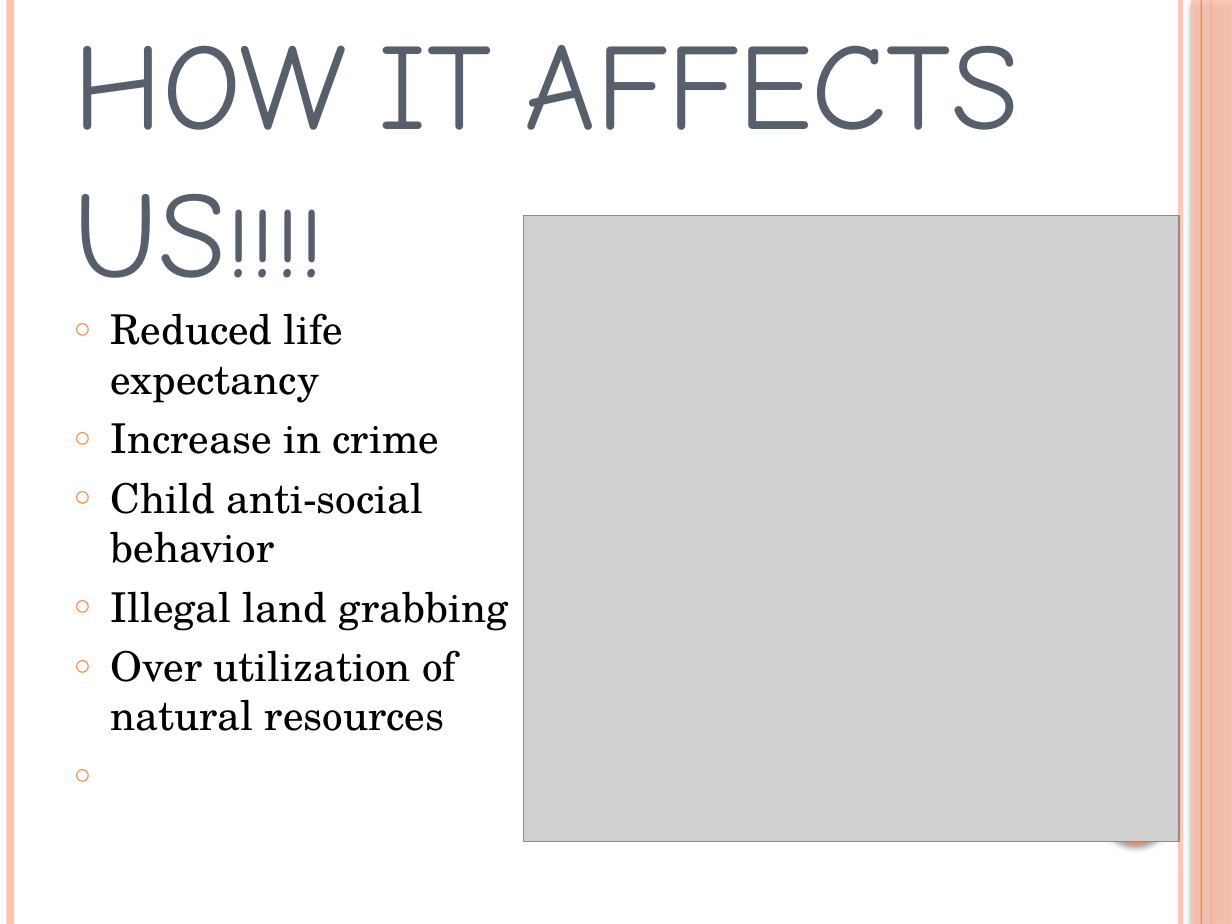
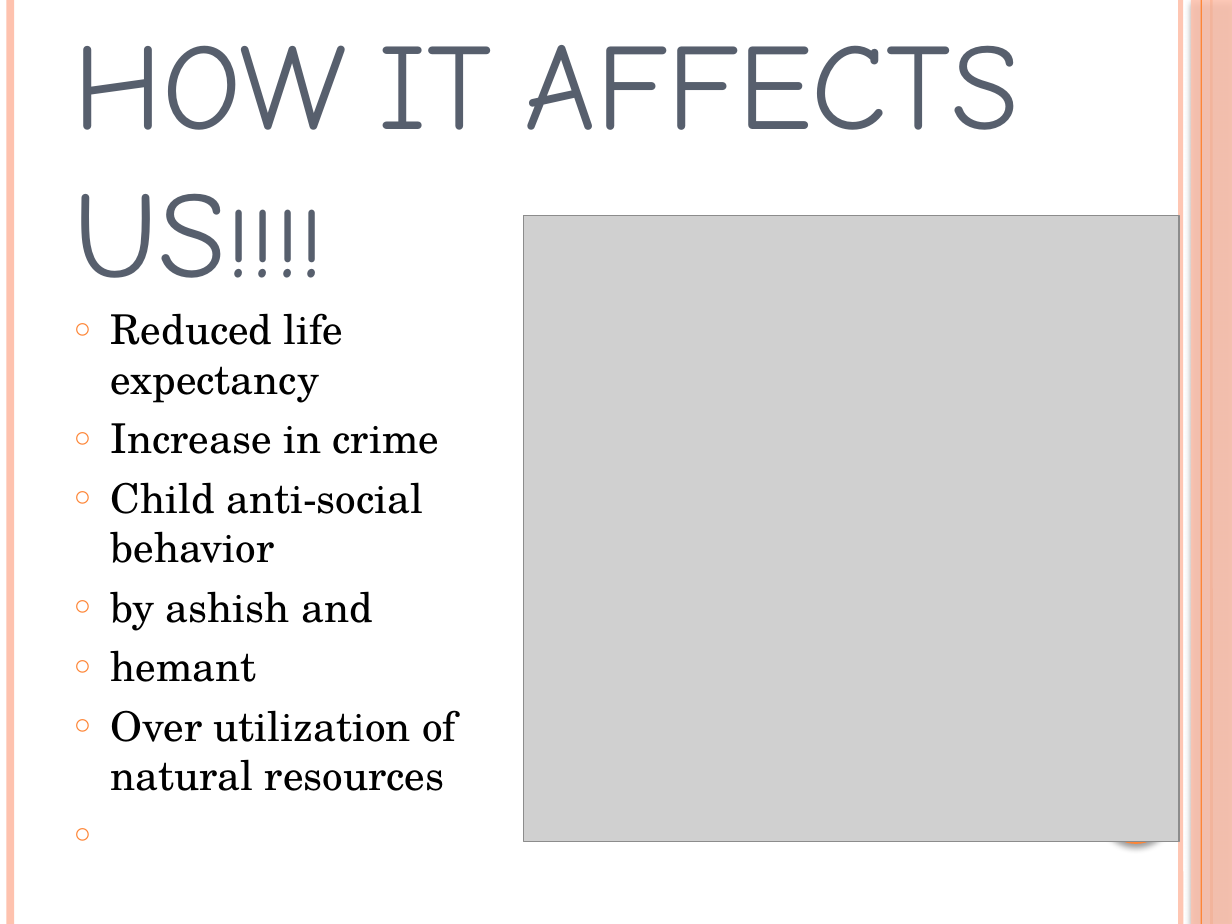
Before and after one commit to ashuche-niya/ashuche-niya.github.io, a slide deck: slide 6 of POVERTY IN INDIA.pptx. Drawn at 1232x924 pixels with LibreOffice and Linux fonts; fonts in the diff are those of the drawing; grey boxes stand for pictures. Boxes give left, top, right and bottom in pixels: in the first picture for what was removed or moved away, otherwise in the second. Text is boxed around its words. In the diff, an @@ line names an element or a change of style, - is before the commit and + after.

Commit message:
update the file

```diff
--- a/POVERTY IN INDIA.pptx
+++ b/POVERTY IN INDIA.pptx
@@ text at bbox=[111, 591, 372, 682]: text changed @@
-○ Illegal land grabbing
+○ by ashish and
+○ hemant
```
